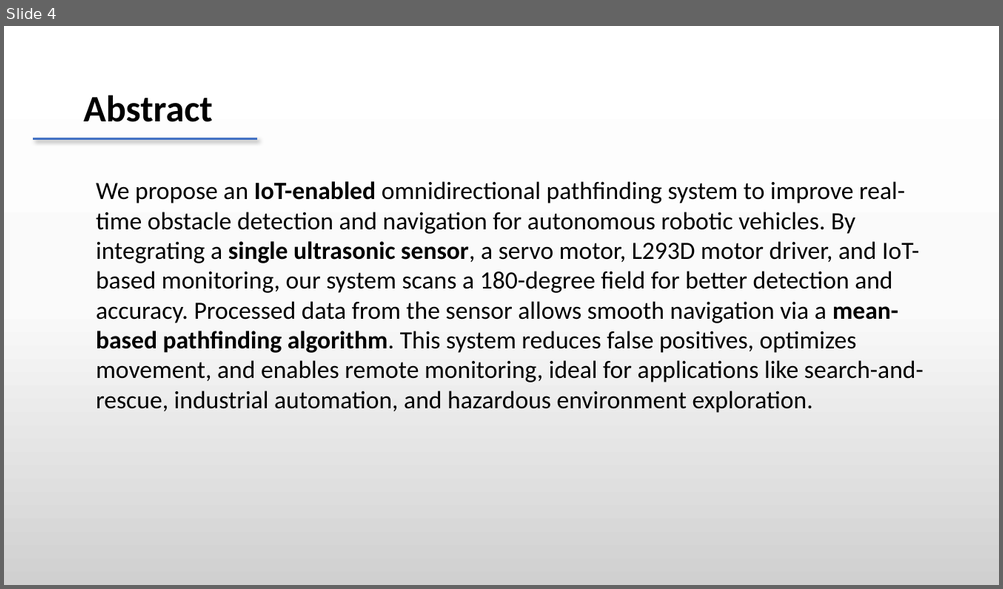
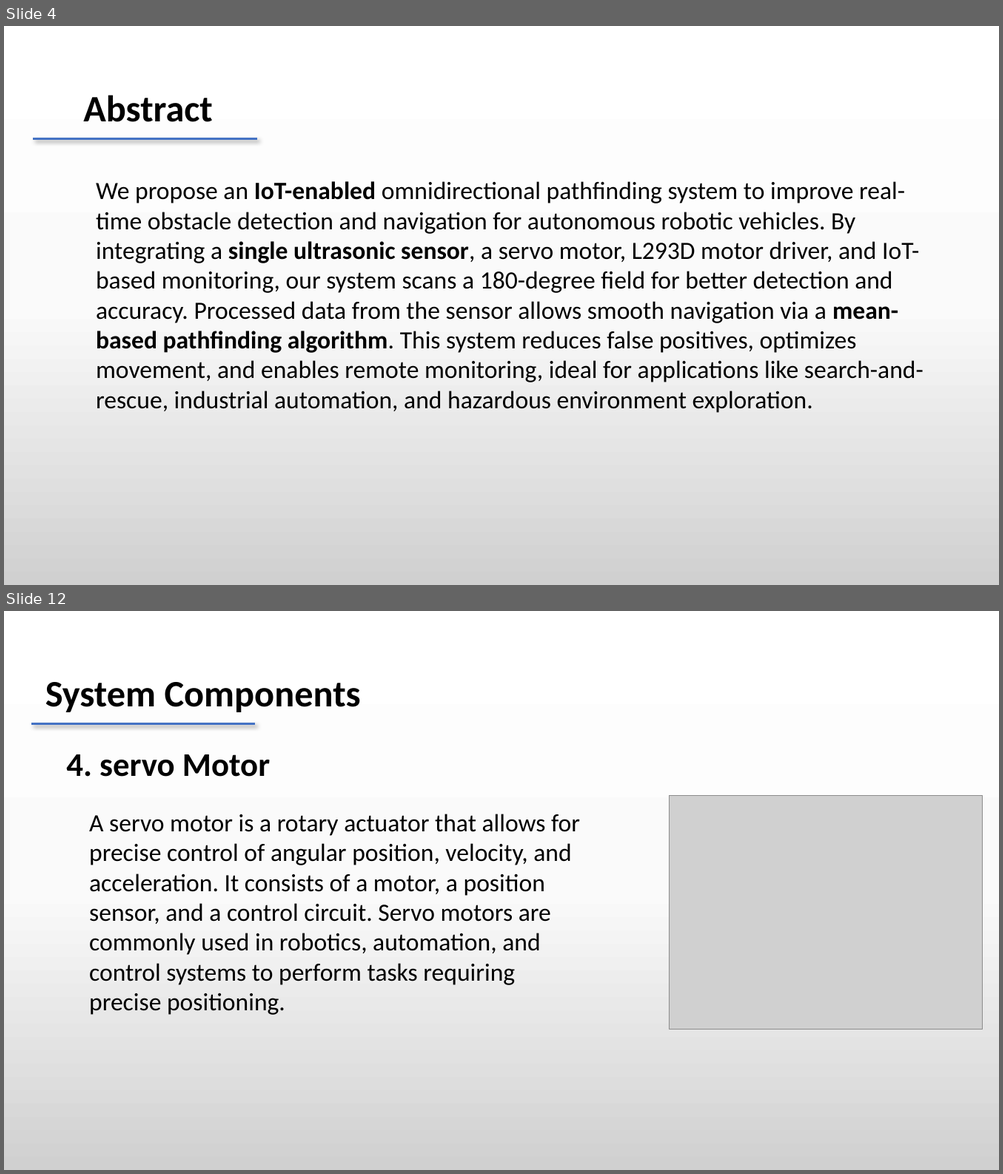
Before and after one commit to dheeraj78/project-4-2, a slide deck: Batch 8 .pptx. Shown one above the other, each under a label of ours: slide 4 before the commit, slides 4 and 12 after it; the slides between them are not shown. The pictures are 1003x589 and 1003x1174 pixels, drawn with LibreOffice and Linux fonts; fonts in the diff are those of the drawing; grey boxes stand for pictures. Boxes give left, top, right and bottom in pixels: in the first picture for what was removed or moved away, otherwise in the second. Text is boxed around its words. In the diff, an @@ line names an element or a change of style, - is before the commit and + after.

```diff
--- a/Batch 8 .pptx
+++ b/Batch 8 .pptx
@@ slide 12 added at [4, 611, 999, 1170], background gradient #FFFFFF to #FBFBFB to #D1D1D1 @@
@@ text added at [45, 682, 361, 712], 36 pt, text #000000, bold @@
+System Components
@@ line added from (31, 723) to (256, 723), #4472C4 2.25 pt @@
@@ text added at [66, 755, 270, 777], 32 pt, text #000000, bold @@
+4. servo Motor
@@ picture added at [669, 795, 982, 1030] @@
@@ text added at [89, 814, 580, 1015], 24 pt, text #000000 @@
+A servo motor is a rotary actuator that allows for precise control of angular position, velocity, and acceleration. It consists of a motor, a position sensor, and a control circuit. Servo motors are commonly used in robotics, automation, and control systems to perform tasks requiring precise positioning.
```
Also in this commit, not shown: 1 slide changed, 12 other slides added, 1 slide removed.
